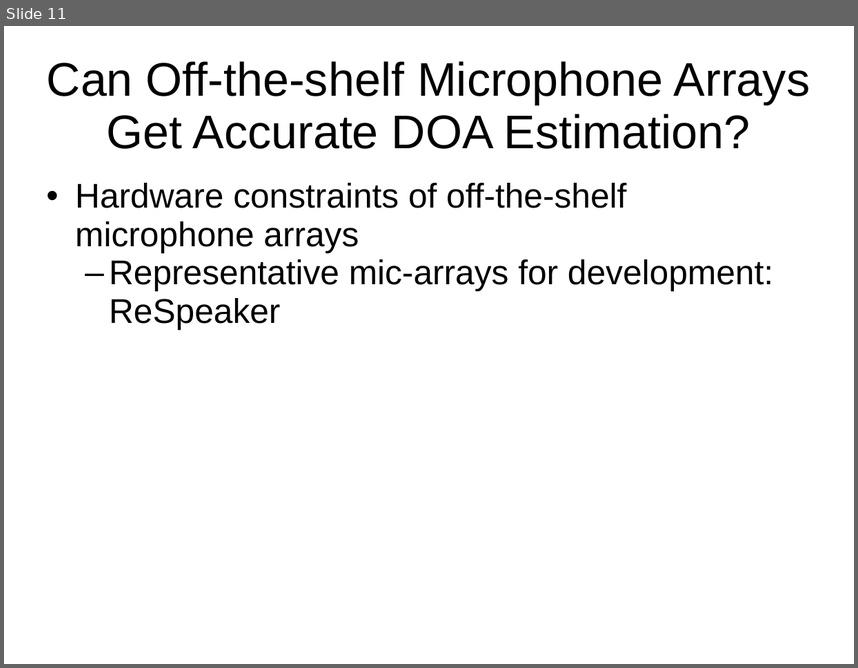
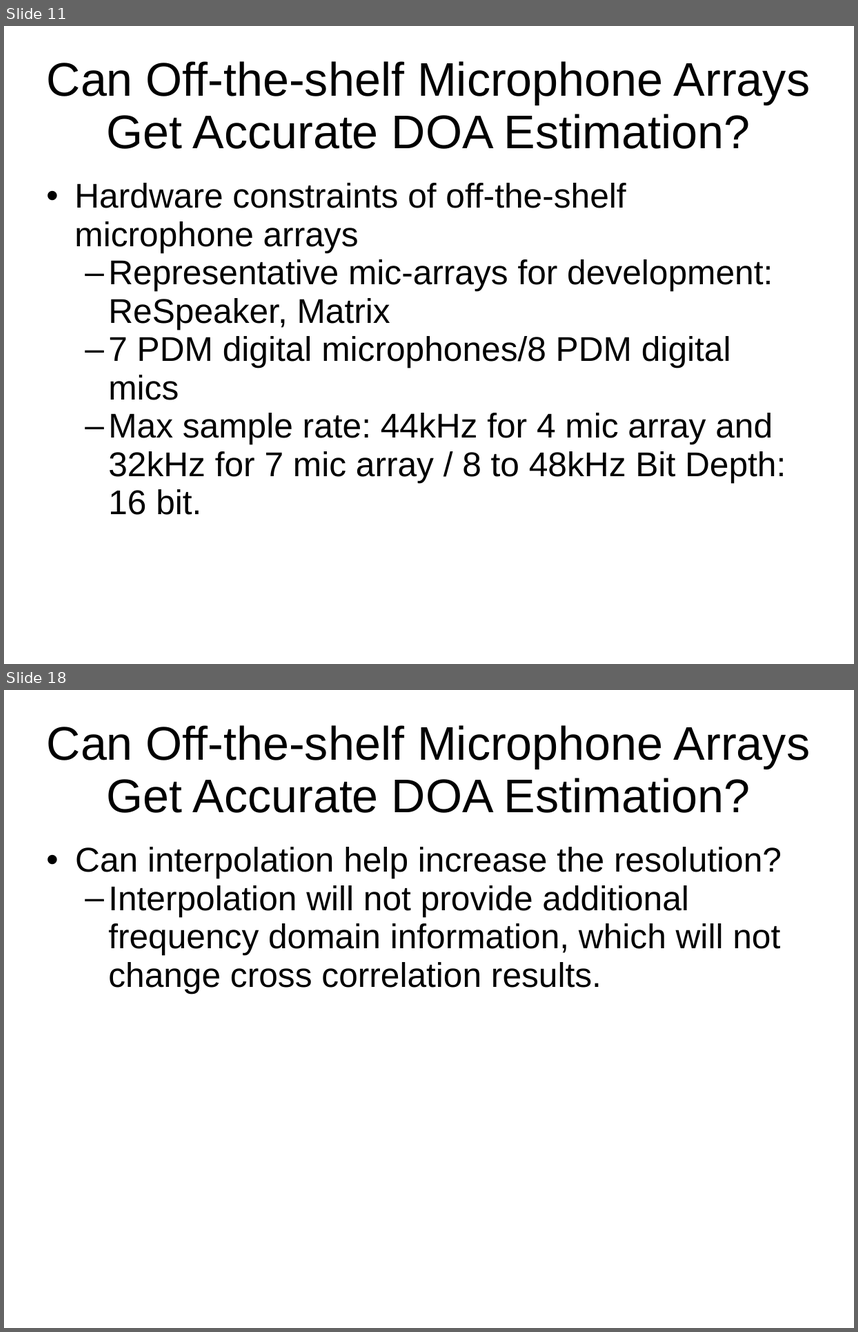
Before and after one commit to HSID/Ubuntu-Desktop, a slide deck: Enhanced-Smart-Home-Assistant.ppt. Shown one above the other, each under a label of ours: slide 11 before the commit, slides 11 and 18 after it; the slides between them are not shown. The pictures are 858x668 and 858x1332 pixels, drawn with LibreOffice and Linux fonts; fonts in the diff are those of the drawing. Boxes give left, top, right and bottom in pixels: in the first picture for what was removed or moved away, otherwise in the second. Text is boxed around its words. In the diff, an @@ line names an element or a change of style, - is before the commit and + after.

Commit message:
Update Tasks, ESHA, KnowledgeBin. Add Understanding_PDM_Digital_Audio

```diff
--- a/Enhanced-Smart-Home-Assistant.ppt
+++ b/Enhanced-Smart-Home-Assistant.ppt
@@ slide 18 added at [4,690,854,1328], background #FFFFFF @@
@@ title added at [47,725,810,813], 44 pt, text #000000 @@
+Can Off-the-shelf Microphone Arrays Get Accurate DOA Estimation?
@@ subtitle added at [75,847,782,993], 32 pt, text #000000 @@
+• Can interpolation help increase the resolution?
+  – Interpolation will not provide additional frequency domain information, which will not change cross correlation results.
@@ slide 11 changed as well @@
@@ subtitle at [108,259,786,515]: text changed @@
-  – Representative mic-arrays for development: ReSpeaker
+  – Representative mic-arrays for development: ReSpeaker, Matrix
+  – 7 PDM digital microphones/8 PDM digital mics
+  – Max sample rate: 44kHz for 4 mic array and 32kHz for 7 mic array / 8 to 48kHz Bit Depth: 16 bit.
```
Also in this commit, not shown: 16 other slides changed, 7 other slides added, 3 other files.
